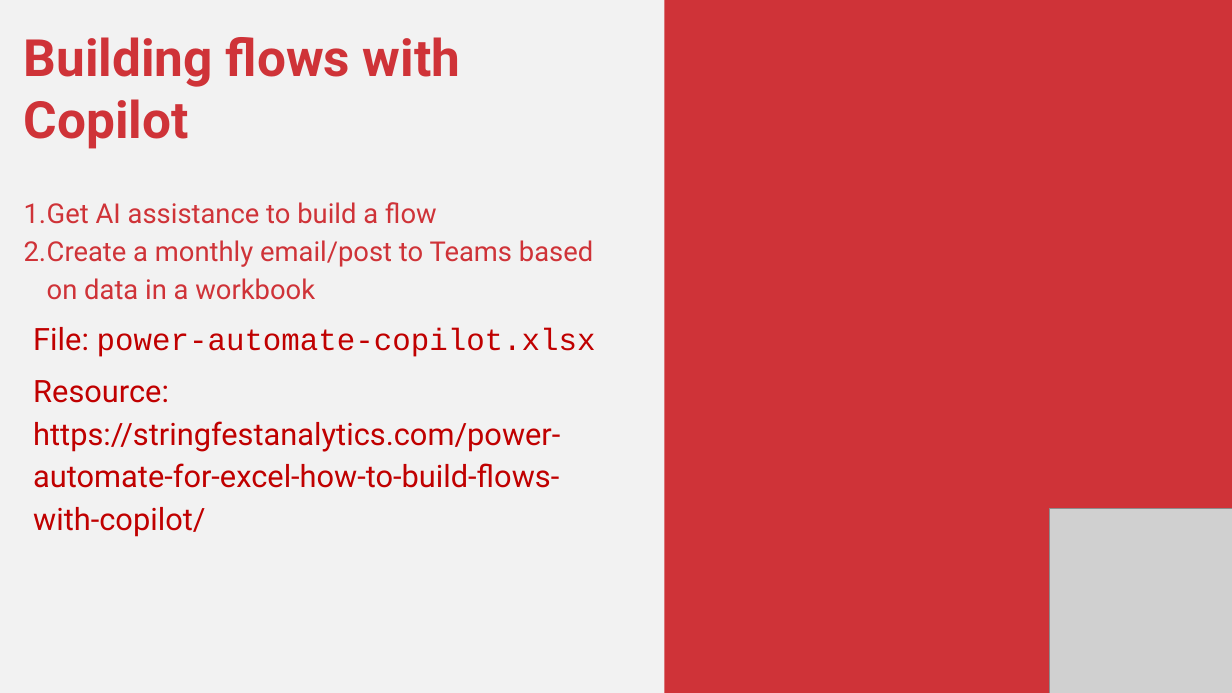
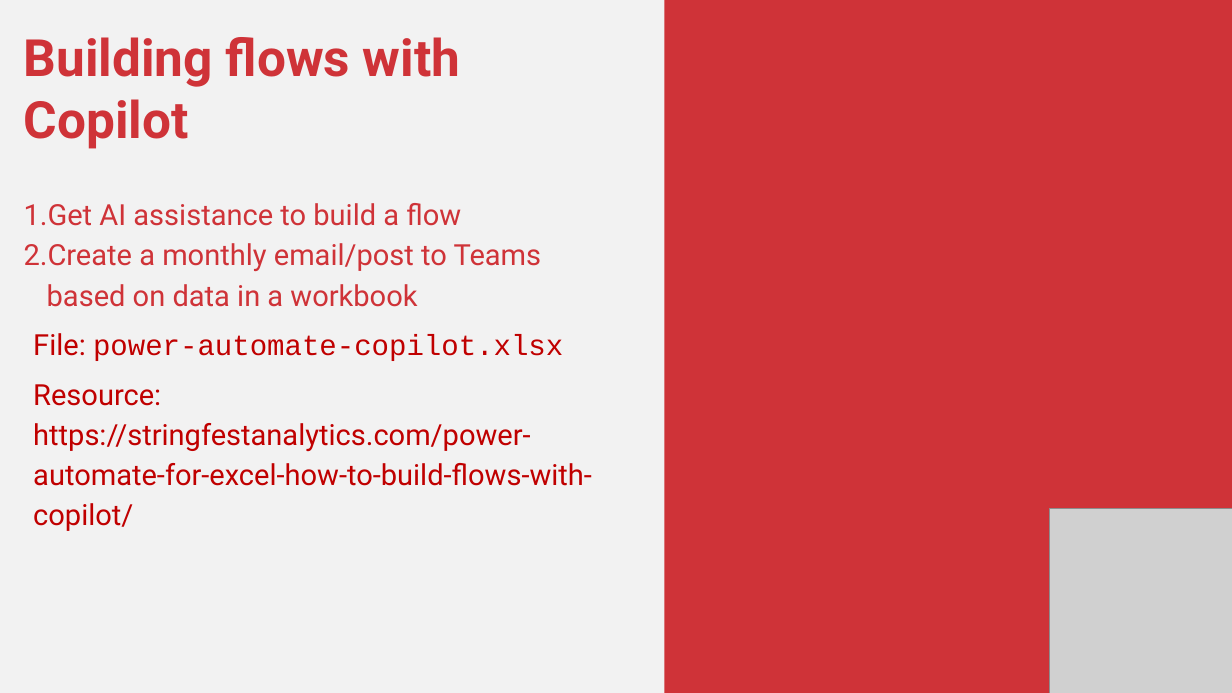
Before and after one commit to stringfestdata/power-automate-for-excel-masterclass, a slide deck: slide 8 of power-automate-for-excel-masterclass.pptx. Drawn at 1232x693 pixels with LibreOffice and Linux fonts; fonts in the diff are those of the drawing; grey boxes stand for pictures. Boxes give left, top, right and bottom in pixels: in the first picture for what was removed or moved away, otherwise in the second. Text is boxed around its words. In the diff, an @@ line names an element or a change of style, - is before the commit and + after.

```diff
--- a/power-automate-for-excel-masterclass.pptx
+++ b/power-automate-for-excel-masterclass.pptx
@@ text at (24, 203, 592, 486): size 32 to 34 pt in "Get AI assistance to build a flow", "Create a monthly email/post to Teams based ..."; size 36 to 34 pt in "File: power-automate-copilot.xlsx", "Resource: https://stringfestanalytics.com/power-automate-for ..." @@
```
Also in this commit, not shown: 6 other slides changed, 3 slides added, 8 slides removed, 7 other files.
